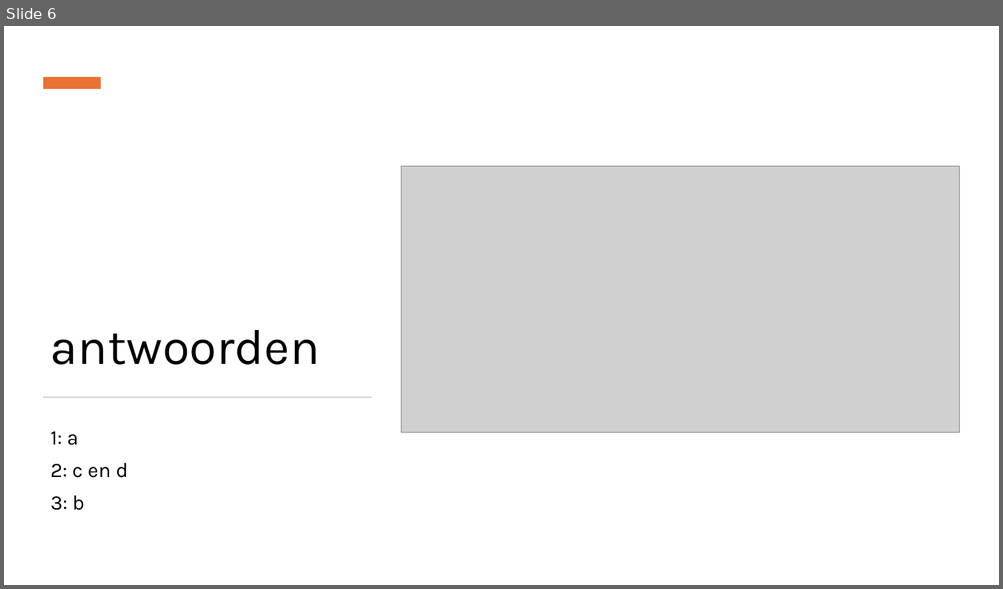
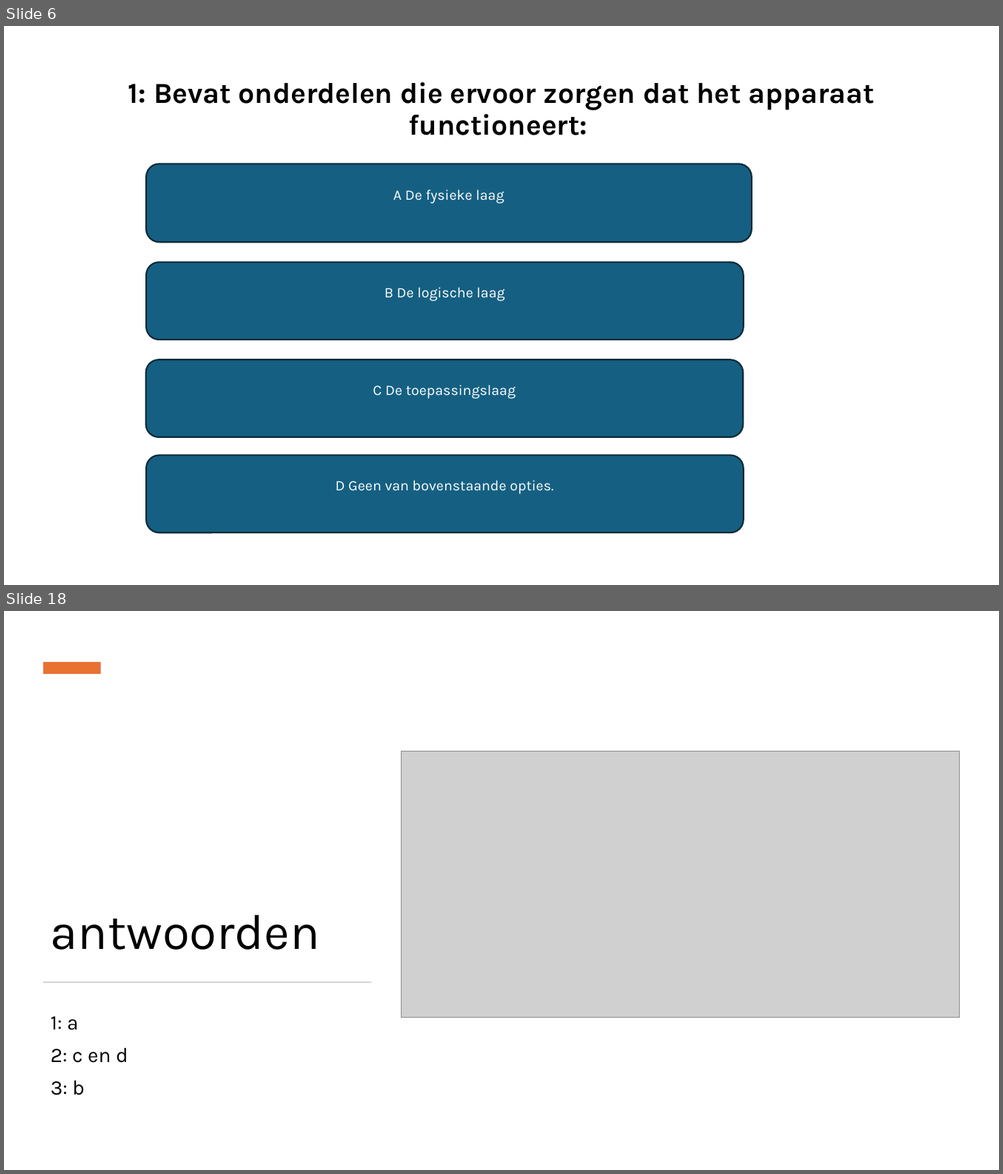
Before and after one commit to Dylan832009/Dylan832009.github.io, a slide deck: presentatie drielagen model.pptx. Shown one above the other, each under a label of ours: slide 6 before the commit, slides 6 and 18 after it; the slides between them are not shown. The pictures are 1003x589 and 1003x1174 pixels, drawn with LibreOffice and Linux fonts; fonts in the diff are those of the drawing; grey boxes stand for pictures. Boxes give left, top, right and bottom in pixels: in the first picture for what was removed or moved away, otherwise in the second. Text is boxed around its words. In the diff, an @@ line names an element or a change of style, - is before the commit and + after.

```diff
--- a/presentatie drielagen model.pptx
+++ b/presentatie drielagen model.pptx
@@ slide 6 added at box(4, 26, 999, 585), background #FFFFFF @@
@@ title added at box(128, 82, 874, 136), 28 pt, text #000000, bold @@
+1: Bevat onderdelen die ervoor zorgen dat het apparaat functioneert:
@@ rounded rectangle added at box(147, 164, 751, 242), fill #156082, outline #092A39 1.5 pt, 14 pt, text #FFFFFF @@
+A De fysieke laag
@@ rounded rectangle added at box(147, 263, 743, 340), fill #156082, outline #092A39 1.5 pt, 14 pt, text #FFFFFF @@
+B De logische laag
@@ rounded rectangle added at box(146, 360, 743, 438), fill #156082, outline #092A39 1.5 pt, 14 pt, text #FFFFFF @@
+C De toepassingslaag
@@ rounded rectangle added at box(147, 456, 743, 534), fill #156082, outline #092A39 1.5 pt, 14 pt, text #FFFFFF @@
+D Geen van bovenstaande opties.
@@ what was slide 6 is now slide 18 @@
```
Also in this commit, not shown: 2 slides changed, 11 other slides added.
